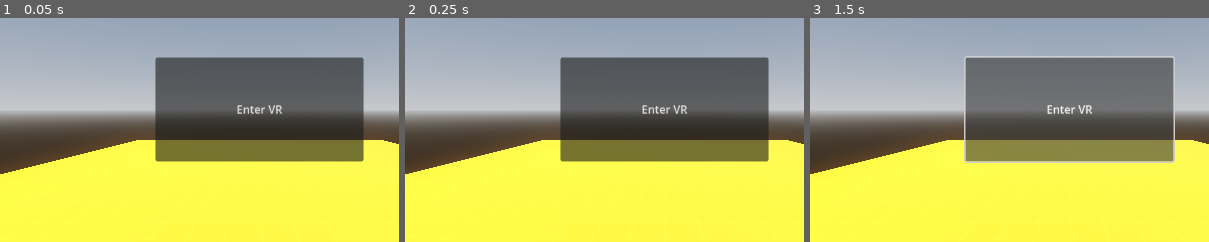
Above: before the commit, frames 1-3 (left to right).
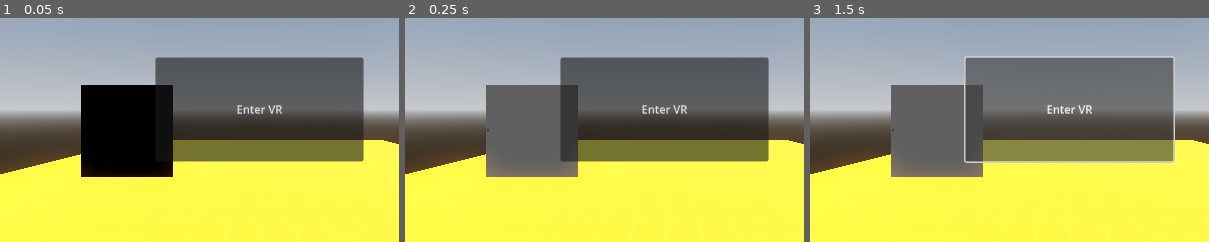
Above: after the commit, the same moments.

Repository: RomanSchifsky/CSCI5619-FinalProject
Game: Godot game, scene res://scenes/main.tscn
Two runs of this game, one before a commit and one after it. Both use one fixed random seed, a clock stepped at 60 frames per second and the inputs below.
Inputs:
- Up to frame 1 (0.05 s): no input
- Up to frame 2 (0.25 s): no input
- Up to frame 3 (1.5 s): click "Enter VR" at 0.5 s; click "Enter VR" at 1.25 s
The pictures show only the part of the screen within x 18-67%, y 30-80%; the shares and areas given below are measured in that part.

The runs differ from the first frame. In frame 1, 9.5% of the frame differs, in the area x 20-44%, y 29-71%; in frame 2, 8.4%; in frame 3, 8.2%.

Commit message:
Started 3DUI
Not sure why my icons aren't showing up, just pushing

Diff:
--- a/scenes/main.tscn
+++ b/scenes/main.tscn
@@ -25,6 +25,18 @@
 sky = SubResource("Sky_noqmy")
 tonemap_mode = 2
 glow_enabled = true
+
+[sub_resource type="ViewportTexture" id="ViewportTexture_cix5i"]
+viewport_path = NodePath("Spatial Menu/SubViewport")
+
+[sub_resource type="StandardMaterial3D" id="StandardMaterial3D_wunei"]
+resource_local_to_scene = true
+shading_mode = 0
+albedo_texture = SubResource("ViewportTexture_cix5i")
+
+[sub_resource type="PlaneMesh" id="PlaneMesh_cw5r1"]
+
+[sub_resource type="Skin" id="Skin_q8y3r"]
 
 [node name="Main" type="Node3D"]
 script = ExtResource("1_wh60i")
@@ -96,3 +108,19 @@
 transform = Transform3D(1, 0, 0, 0, 1, 0, 0, 0, 1, 0, -1, 0)
 size = Vector3(14, 2, 34)
 material = ExtResource("6_ld3ke")
+
+[node name="Spatial Menu" type="MeshInstance3D" parent="."]
+transform = Transform3D(1, 0, 0, 0, -4.37114e-08, -1, 0, 1, -4.37114e-08, -2.90677, 1.27561, -6.3483)
+material_override = SubResource("StandardMaterial3D_wunei")
+mesh = SubResource("PlaneMesh_cw5r1")
+skin = SubResource("Skin_q8y3r")
+
+[node name="SubViewport" type="SubViewport" parent="Spatial Menu"]
+
+[node name="CanvasLayer2" type="CanvasLayer" parent="Spatial Menu/SubViewport"]
+
+[node name="CheckBox" type="CheckBox" parent="Spatial Menu/SubViewport/CanvasLayer2"]
+offset_right = 500.0
+offset_bottom = 500.0
+size_flags_horizontal = 0
+keep_pressed_outside = true
Binary file added: objects/mockup_v3.png
Not shown, added: objects/mockup_v3.png.import
Not shown: 1 places in scenes/main.tscn that only renumber resources
